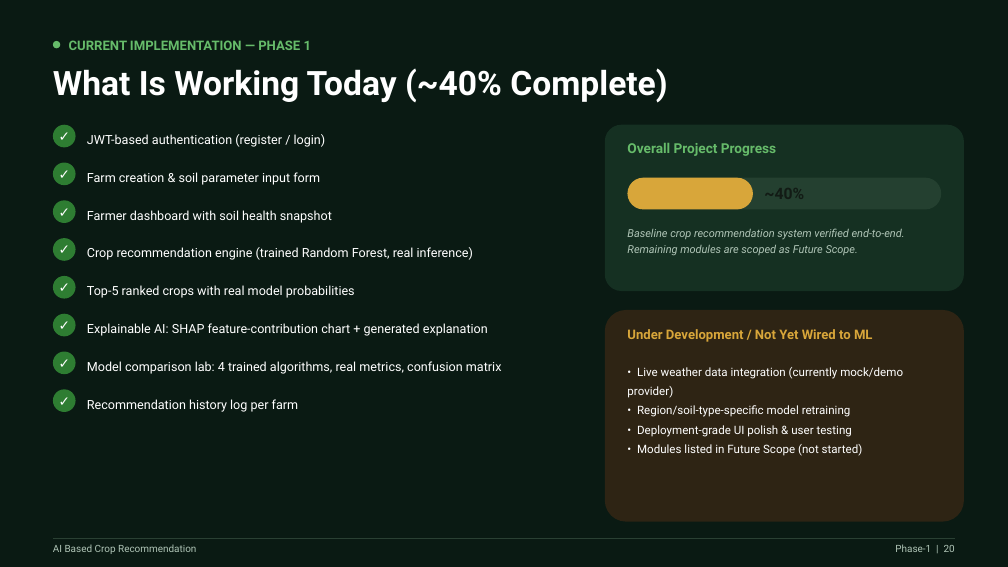
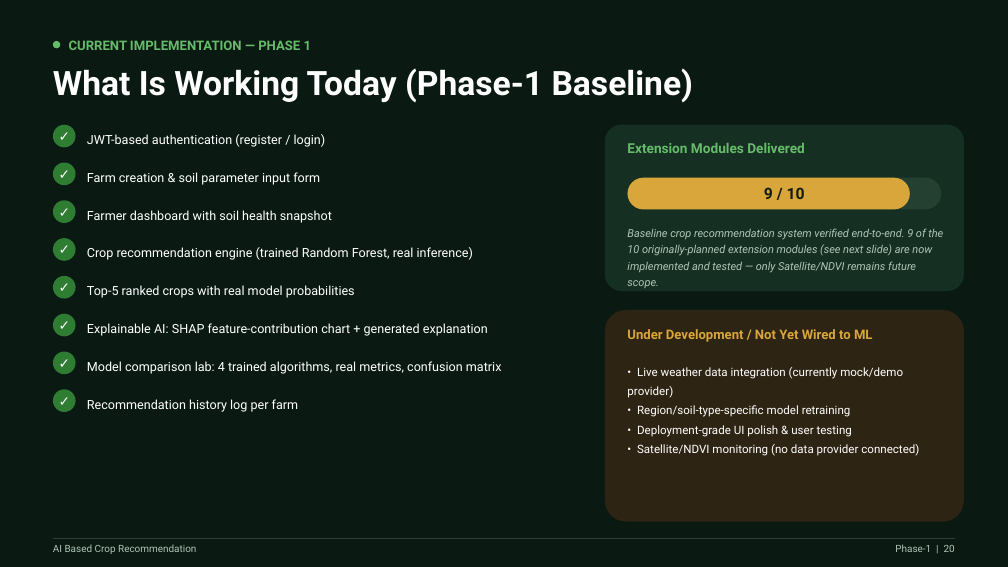
Before and after one commit to HarsheelSGowda/agri-ai-360, a slide deck: slide 20 of AI_Based_Crop_Recommendation_Phase1.pptx. Drawn at 1008x567 pixels with LibreOffice and Linux fonts; fonts in the diff are those of the drawing. Boxes give left, top, right and bottom in pixels: in the first picture for what was removed or moved away, otherwise in the second. Text is boxed around its words. In the diff, an @@ line names an element or a change of style, - is before the commit and + after.

```diff
--- a/AI_Based_Crop_Recommendation_Phase1.pptx
+++ b/AI_Based_Crop_Recommendation_Phase1.pptx
@@ text at bbox=[53, 68, 694, 103]: text changed @@
-What Is Working Today (~40% Complete)
+What Is Working Today (Phase-1 Baseline)
@@ text at bbox=[627, 143, 805, 153]: text changed @@
-Overall Project Progress
+Extension Modules Delivered
@@ rounded rectangle: place and size @@
-rounded rectangle at bbox=[628, 178, 753, 209]
+rounded rectangle at bbox=[628, 178, 910, 209]
@@ text added at bbox=[764, 187, 805, 199], 15 pt, text #121B15, bold @@
+9 / 10
@@ text at bbox=[627, 228, 943, 288]: text changed @@
-Baseline crop recommendation system verified end-to-end. Remaining modules are scoped as Future Scope.
+Baseline crop recommendation system verified end-to-end. 9 of the 10 originally-planned extension modules (see next slide) are now implemented and tested — only Satellite/NDVI remains future scope.
@@ text at bbox=[637, 444, 919, 456]: text changed @@
-• Modules listed in Future Scope (not started)
+• Satellite/NDVI monitoring (no data provider connected)
```
Also in this commit, not shown: 2 other slides changed, 2 other files.
